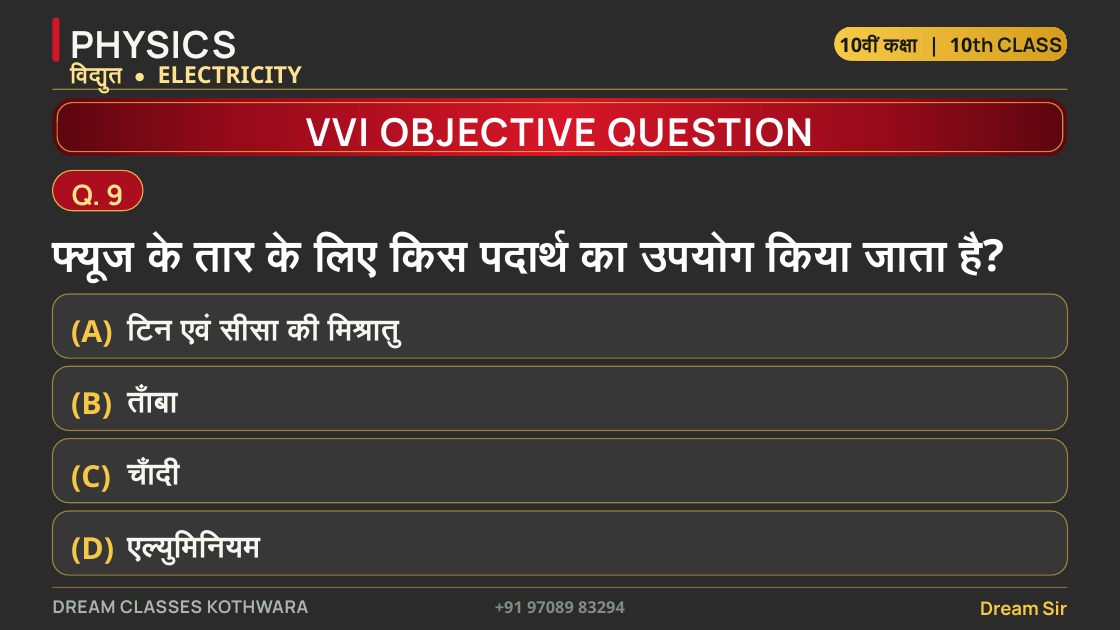
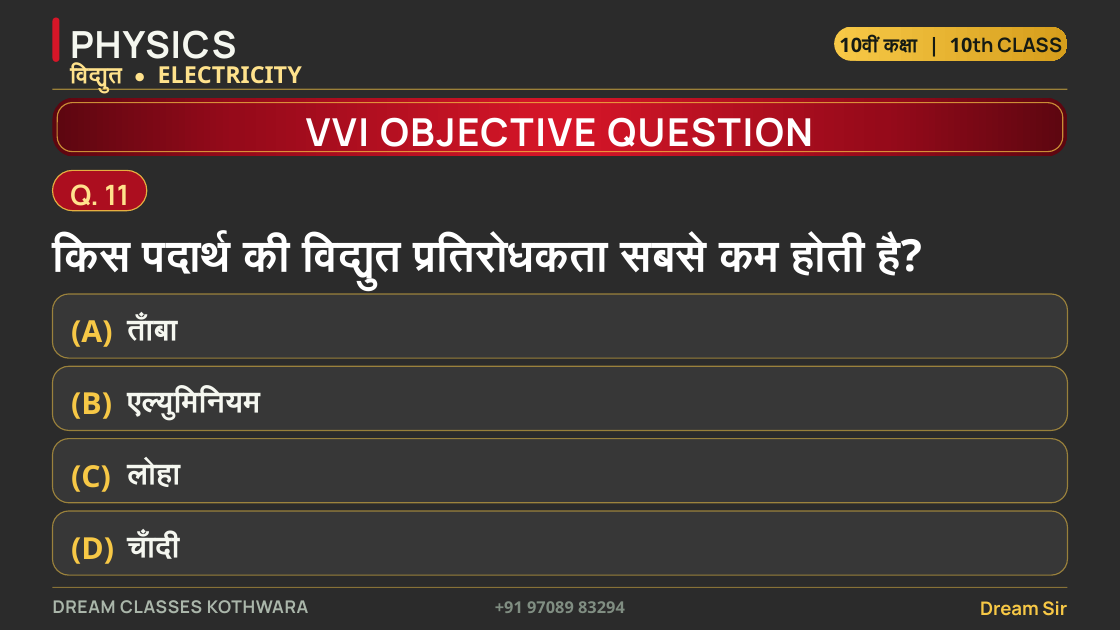
Before and after one commit to funnypawan/ppp, a slide deck: slide 13 of dream-classes-ppt/Dream_Classes_Kothwara_Physics_Ch4_Electricity_VVI_Objective.pptx (slide 11 before the commit). Drawn at 1120x630 pixels with LibreOffice and Linux fonts; fonts in the diff are those of the drawing; background and template pictures are left out; a plain dark background stands for a picture behind light text. Boxes give left, top, right and bottom in pixels: in the first picture for what was removed or moved away, otherwise in the second. Text is boxed around its words. In the diff, an @@ line names an element or a change of style, - is before the commit and + after.

Commit message:
Build Class 10 Physics Ch-4 (विद्युत) VVI objective deck: 32 questions, varied answer positions, answer-key variant, 35/39-slide PPTX

```diff
--- a/dream-classes-ppt/Dream_Classes_Kothwara_Physics_Ch4_Electricity_VVI_Objective.pptx
+++ b/dream-classes-ppt/Dream_Classes_Kothwara_Physics_Ch4_Electricity_VVI_Objective.pptx
@@ text at (70, 184, 130, 212): text changed @@
-Q. 9
+Q. 11
@@ text at (52, 236, 923, 283): text changed @@
-फ्यूज के तार के लिए किस पदार्थ का उपयोग किया जाता है?
+किस पदार्थ की विद्युत प्रतिरोधकता सबसे कम होती है?
@@ text "ताँबा": place and size @@
-text "ताँबा" at (127, 388, 178, 413)
+text "ताँबा" at (127, 316, 178, 341)
@@ text removed at (127, 316, 401, 348) @@
-टिन एवं सीसा की मिश्रातु
@@ text "एल्युमिनियम": place and size @@
-text "एल्युमिनियम" at (127, 533, 260, 565)
+text "एल्युमिनियम" at (127, 388, 260, 420)
@@ text added at (127, 461, 180, 487), 26 pt, text #F5F7F0, bold @@
+लोहा
@@ text "चाँदी": place and size @@
-text "चाँदी" at (127, 461, 179, 486)
+text "चाँदी" at (127, 533, 179, 559)
```
Also in this commit, not shown: 10 other slides changed, 22 slides added, 35 other files.
